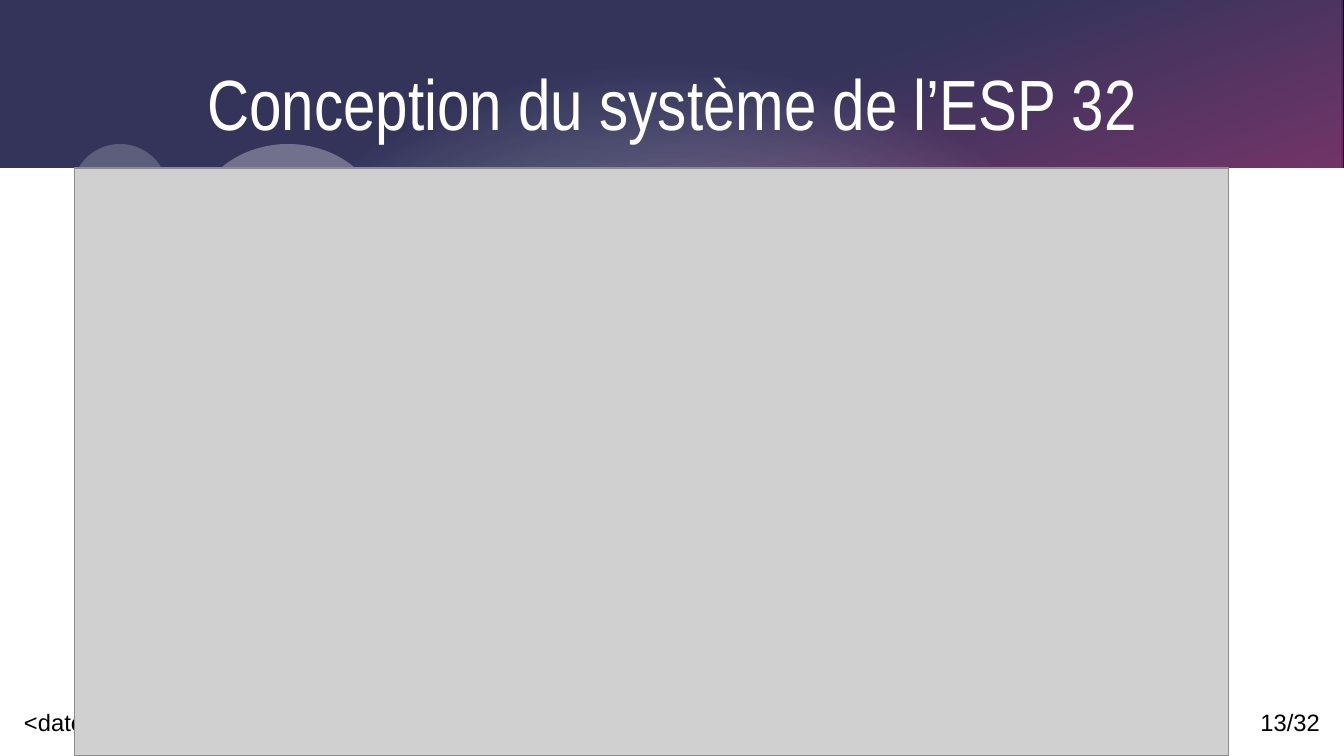
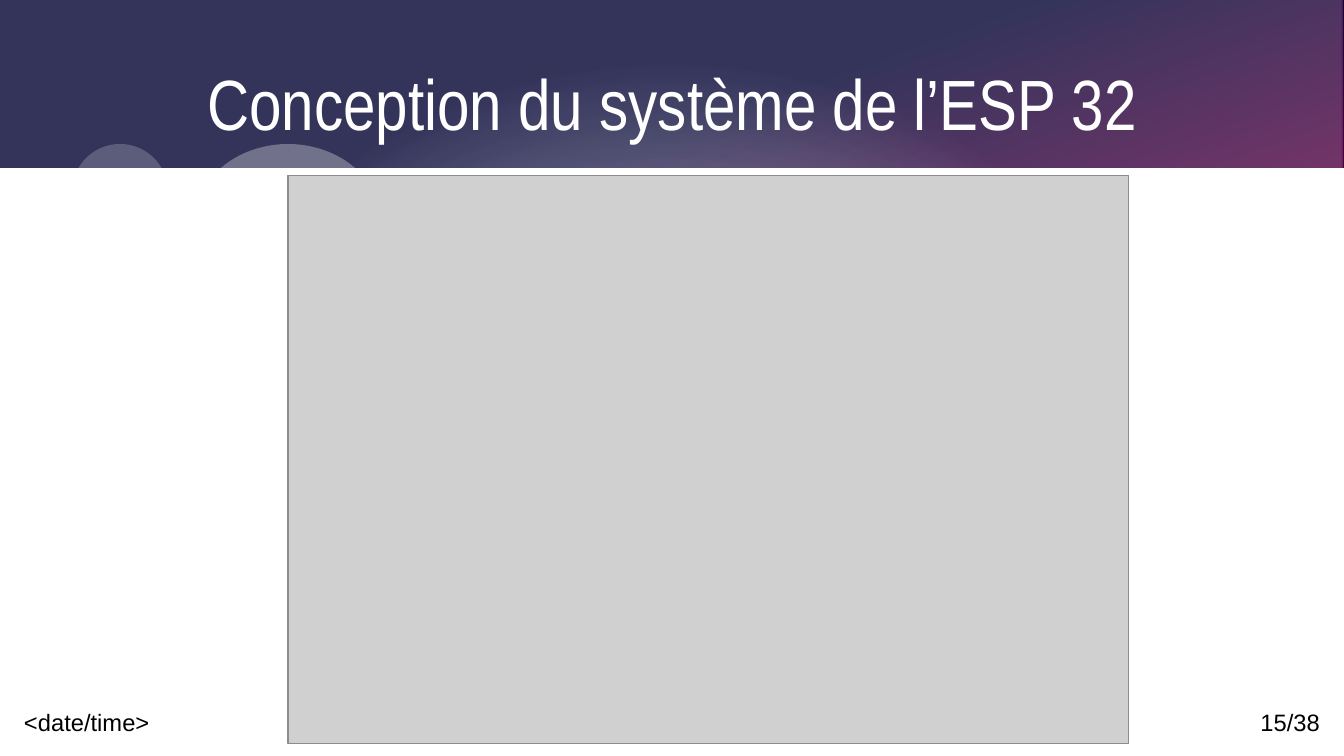
Before and after one commit to Corentinh2/PROJET_GESTIONNAIRE_DE_CHARGE, a slide deck: slide 15 of Revues/DiapoRevue3_VR.odp (slide 13 before the commit). Drawn at 1344x756 pixels with LibreOffice and Linux fonts; fonts in the diff are those of the drawing; grey boxes stand for pictures. Boxes give left, top, right and bottom in pixels: in the first picture for what was removed or moved away, otherwise in the second. Text is boxed around its words. In the diff, an @@ line names an element or a change of style, - is before the commit and + after.

```diff
--- a/Revues/DiapoRevue3_VR.odp
+++ b/Revues/DiapoRevue3_VR.odp
@@ picture: place and size @@
-picture at [74,168,1228,756]
+picture at [288,176,1128,744]
@@ ellipse added at [984,528,1176,696], fill #FFFFFF at 30% opacity @@
@@ page number at [1260,713,1319,732]: text changed @@
-13/32
+15/38
```
Also in this commit, not shown: 12 other slides changed, 8 slides added, 2 slides removed, 33 other files.
